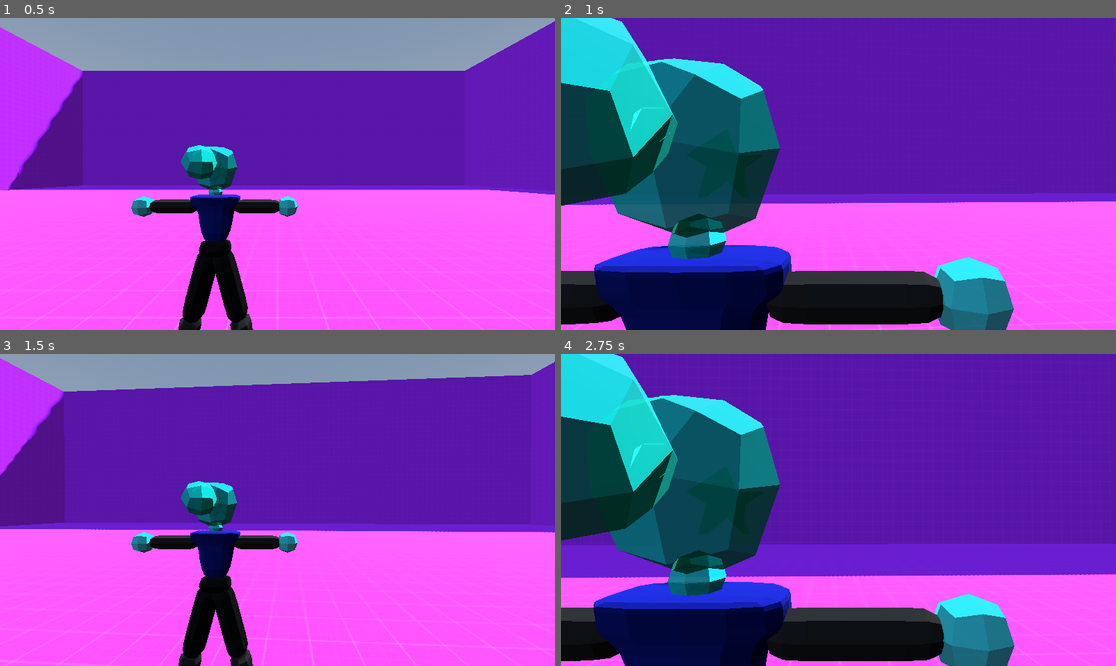
Above: before the commit, frames 1-4 (two rows, left to right).
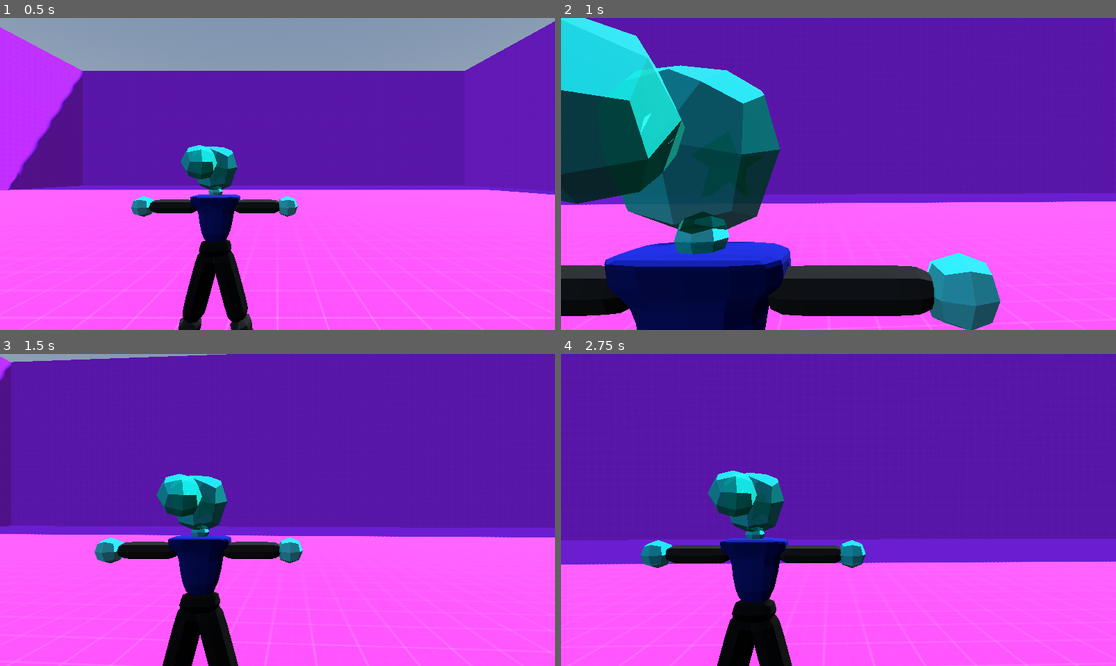
Above: after the commit, the same moments.

Repository: Epic12Terrarian/thirdPersonGame
Game: Godot game, scene res://levels/testLobby.tscn
Same seed, same stepped clock (60 frames per second), same inputs: the game is played once before the commit and once after it.
Inputs (mouse positions are in pixels of both pictures, inside the frame that each line leads up to):
- Up to frame 1 (0.5 s): no input
- Up to frame 2 (1 s): tap Enter (ui_accept) at 0.5, 0.77 s; move the mouse to (866, 174) at 0.52 s; hold W (up) from 0.53 s (still down); hold Right mouse button (aim) from 0.53 s (still down); tap Shift (sprint, bound only after the commit) at 0.8 s
- Up to frame 3 (1.5 s): keep holding W (up); move the mouse to (249, 510) at 1.27 s; release Right mouse button (aim) at 1.28 s; tap Shift (sprint, bound only after the commit) at 1.35 s
- Up to frame 4 (2.75 s): keep holding W (up); tap Enter (ui_accept) at 1.52 s; right-click (810, 510) at 1.55 s; move the mouse to (849, 503) at 2.02 s; hold Right mouse button (aim) from 2.03 s (still down); tap Shift (sprint, bound only after the commit) at 2.3 s

Frame 1 is identical in both runs. In frame 2, 11% of the frame differs, in the area x 0-94%, y 0-100%; in frame 3, 23%; in frame 4, 43%, in the area x 0-100%, y 0-100%.

Commit message:
easing on camera movement

Diff:
--- a/player/camera.gd
+++ b/player/camera.gd
@@ -8,8 +8,11 @@
 @export var camera_alignment_speed: float = 0.5
 @export var aim_rear_spring_length: float = 0.5
 @export var aim_edge_spring_length: float = 0.3
-@export var aim_speed: float = 0.1
+@export var aim_speed: float = 0.2
 @export var aim_fov: float = 55
+
+@export var sprint_fov: float = 90
+@export var sprint_tween_speed: float = 0.5
 
 @onready var default_rear_spring_length: float = rear_spring_arm.spring_length
 @onready var default_edge_spring_length: float = edge_spring_arm.spring_length
@@ -42,7 +45,11 @@
 	if event.is_action_pressed("swap_camera_alignment"):
 		swap_camera_alignment()
 
+	if event.is_action_pressed("sprint"):
+		enter_sprint()
 
+	if event.is_action_released("sprint"):
+		exit_sprint()
 
 	if event.is_action_pressed("aim"):
 		enter_aim()
@@ -70,14 +77,14 @@
 	if camera_tween:
 		camera_tween.kill()
 
-	camera_tween = get_tree().create_tween()
+	camera_tween = get_tree().create_tween().set_trans(Tween.TRANS_QUINT).set_ease(Tween.EASE_OUT)
 	camera_tween.tween_property(edge_spring_arm, "spring_length", pos, speed)
 
 func enter_aim() -> void:
 	if camera_tween:
 		camera_tween.kill()
 
-	camera_tween = get_tree().create_tween().set_parallel(true)
+	camera_tween = get_tree().create_tween().set_parallel(true).set_trans(Tween.TRANS_QUINT).set_ease(Tween.EASE_OUT)
 
 	camera_tween.tween_property(camera, "fov", aim_fov, aim_speed)
 	camera_tween.tween_property(edge_spring_arm, "spring_length", aim_edge_spring_length * sign(edge_spring_arm.spring_length), aim_speed)
@@ -88,8 +95,32 @@
 	if camera_tween:
 		camera_tween.kill()
 
-	camera_tween = get_tree().create_tween().set_parallel(true)
+	camera_tween = get_tree().create_tween().set_parallel(true).set_trans(Tween.TRANS_QUINT).set_ease(Tween.EASE_IN)
 
 	camera_tween.tween_property(camera, "fov", default_fov, aim_speed)
 	camera_tween.tween_property(edge_spring_arm, "spring_length", default_edge_spring_length * sign(edge_spring_arm.spring_length), aim_speed)
 	camera_tween.tween_property(rear_spring_arm, "spring_length", default_rear_spring_length, aim_speed)
+
+
+func enter_sprint() -> void:
+	if camera_tween:
+		camera_tween.kill()
+
+	camera_tween = get_tree().create_tween().set_parallel(true).set_trans(Tween.TRANS_QUINT).set_ease(Tween.EASE_IN)
+
+
+	camera_tween.tween_property(camera,"fov",sprint_fov,sprint_tween_speed)
+	#exit aim
+	camera_tween.tween_property(edge_spring_arm, "spring_length", default_edge_spring_length * sign(edge_spring_arm.spring_length), aim_speed)
+	camera_tween.tween_property(rear_spring_arm, "spring_length", default_rear_spring_length, aim_speed)
+
+func exit_sprint() -> void:
+	if camera_tween:
+		camera_tween.kill()
+
+	camera_tween = get_tree().create_tween().set_parallel(true).set_trans(Tween.TRANS_QUINT).set_ease(Tween.EASE_IN)
+
+	camera_tween.tween_property(camera,"fov",default_fov,sprint_tween_speed)
+	#exit aim
+	camera_tween.tween_property(edge_spring_arm, "spring_length", default_edge_spring_length * sign(edge_spring_arm.spring_length), aim_speed)
+	camera_tween.tween_property(rear_spring_arm, "spring_length", default_rear_spring_length, aim_speed)
--- a/project.godot
+++ b/project.godot
@@ -52,6 +52,11 @@
 "events": [Object(InputEventKey,"resource_local_to_scene":false,"resource_name":"","device":-1,"window_id":0,"alt_press …(195 unchanged characters)…
 ]
 }
+sprint={
+"deadzone": 0.2,
+"events": [Object(InputEventKey,"resource_local_to_scene":false,"resource_name":"","device":-1,"window_id":0,"alt_pressed":false,"shift_pressed":false,"ctrl_pressed":false,"meta_pressed":false,"pressed":false,"keycode":0,"physical_keycode":4194325,"key_label":0,"unicode":0,"location":0,"echo":false,"script":null)
+]
+}
 
 [layer_names]
 
